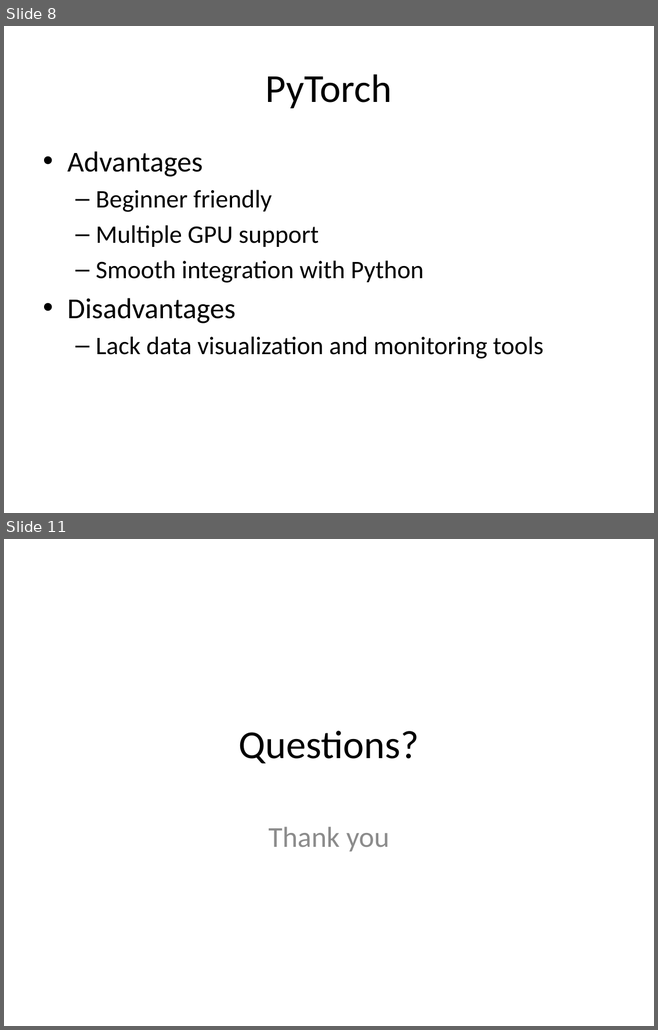
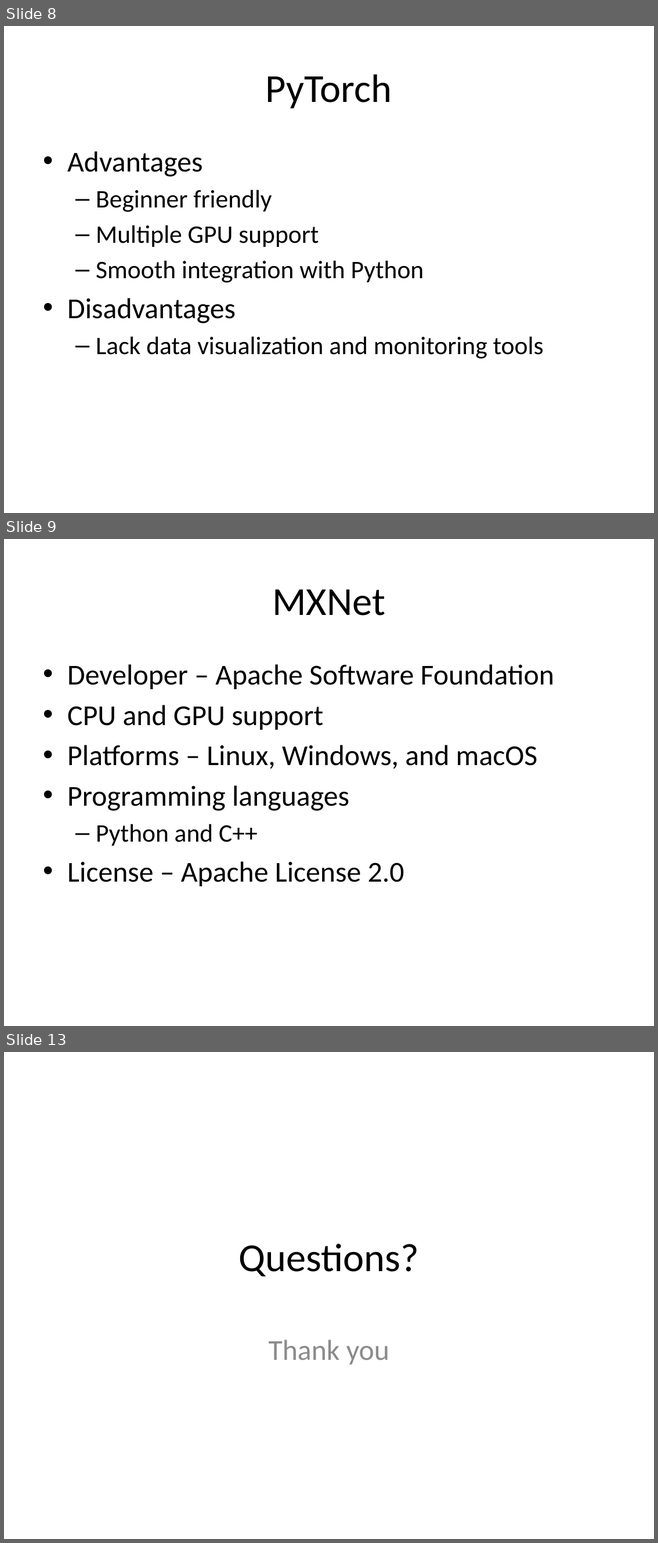
Before and after one commit to look4pritam/ArtificialIntelligence, a slide deck: Introduction/MachineLearningFrameworks.pptx. Shown one above the other, each under a label of ours: slides 8 and 11 before the commit, slides 8, 9 and 13 after it; the slides between them are not shown. The pictures are 658x1030 and 658x1543 pixels, drawn with LibreOffice and Linux fonts; fonts in the diff are those of the drawing. Boxes give left, top, right and bottom in pixels: in the first picture for what was removed or moved away, otherwise in the second. Text is boxed around its words. In the diff, an @@ line names an element or a change of style, - is before the commit and + after.

```diff
--- a/Introduction/MachineLearningFrameworks.pptx
+++ b/Introduction/MachineLearningFrameworks.pptx
@@ slide 9 added at [4, 539, 654, 1026], background #FFFFFF @@
@@ title added at [272, 589, 385, 616], 44 pt, text #000000 @@
+MXNet
@@ text added at [67, 664, 554, 886], 32 pt, text #000000 @@
+• Developer – Apache Software Foundation
+• CPU and GPU support
+• Platforms – Linux, Windows, and macOS
+• Programming languages
+  – Python and C++
+• License – Apache License 2.0
@@ what was slide 11 is now slide 13 @@
```
Also in this commit, not shown: 3 slides changed, 2 other slides added, 1 slide removed.
